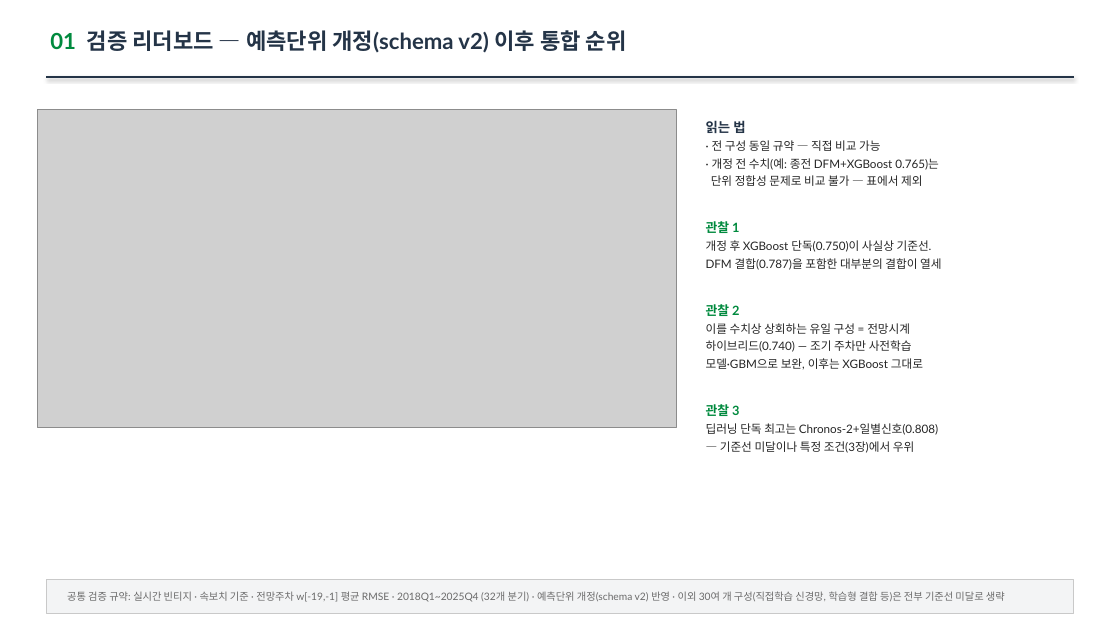
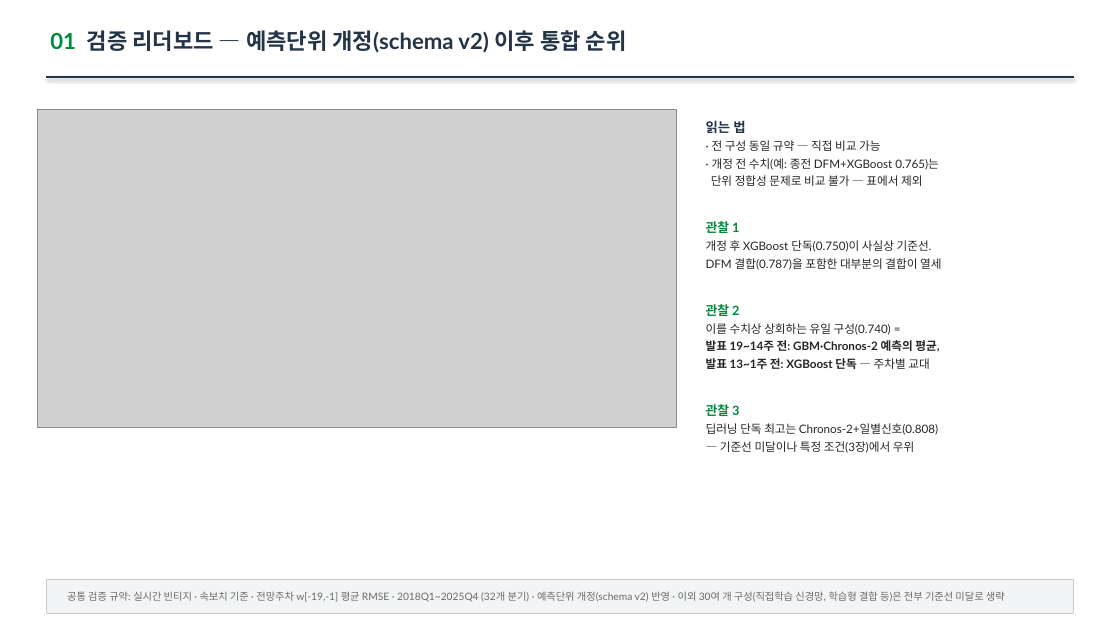
Before and after one commit to shezgone/bistro-lstm, a slide deck: slide 2 of docs/GDP_Nowcasting_종합리포트_한은_2026-08-10.pptx. Drawn at 1120x630 pixels with LibreOffice and Linux fonts; fonts in the diff are those of the drawing; grey boxes stand for pictures. Boxes give left, top, right and bottom in pixels: in the first picture for what was removed or moved away, otherwise in the second. Text is boxed around its words. In the diff, an @@ line names an element or a change of style, - is before the commit and + after.

```diff
--- a/docs/GDP_Nowcasting_종합리포트_한은_2026-08-10.pptx
+++ b/docs/GDP_Nowcasting_종합리포트_한은_2026-08-10.pptx
@@ text at bbox=[706, 323, 939, 369]: text changed; bold on @@
-이를 수치상 상회하는 유일 구성 = 전망시계
-하이브리드(0.740) — 조기 주차만 사전학습
-모델·GBM으로 보완, 이후는 XGBoost 그대로
+이를 수치상 상회하는 유일 구성(0.740) =
+발표 19~14주 전: GBM·Chronos-2 예측의 평균,
+발표 13~1주 전: XGBoost 단독 — 주차별 교대
```
Also in this commit, not shown: 2 other slides changed, 4 other files.
